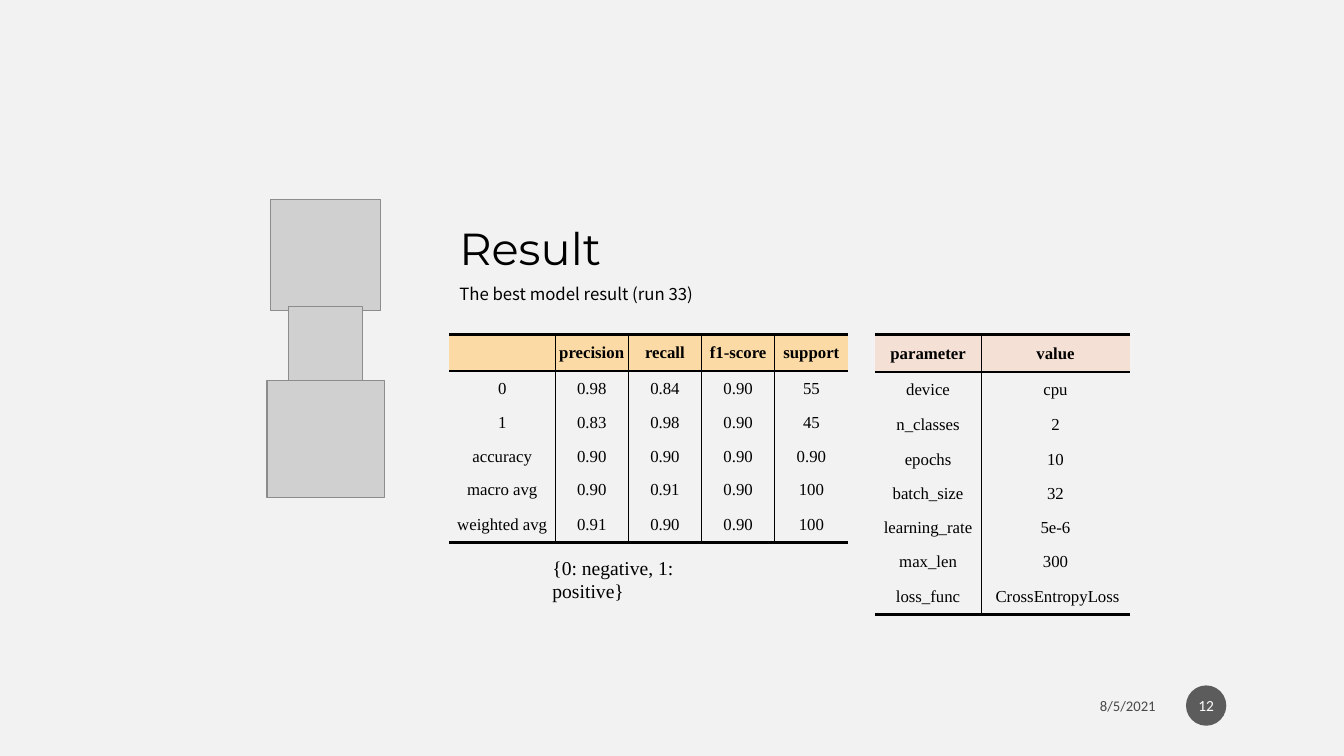
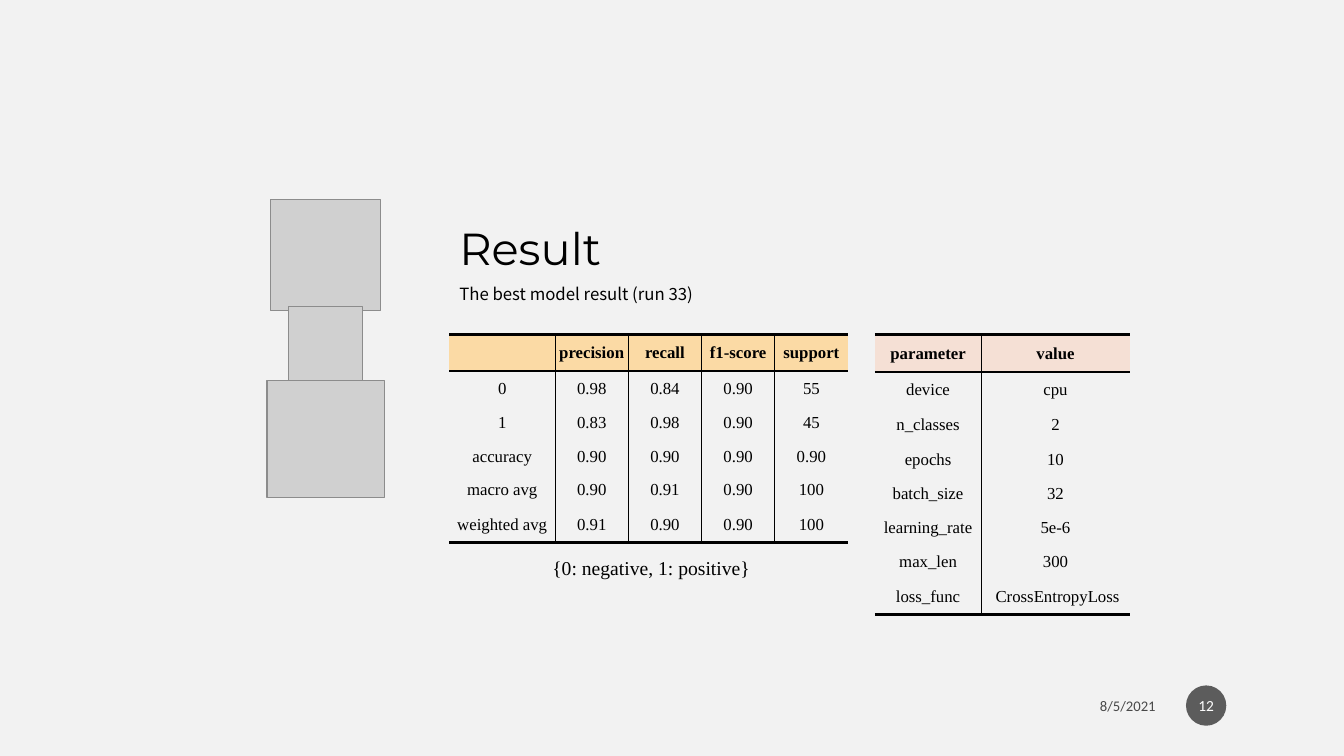
Before and after one commit to Weber12321/AD-classifier-side-project, a slide deck: slide 12 of AD_classifier.pptx. Drawn at 1344x756 pixels with LibreOffice and Linux fonts; fonts in the diff are those of the drawing; grey boxes stand for pictures; background and template pictures are left out. Boxes give left, top, right and bottom in pixels: in the first picture for what was removed or moved away, otherwise in the second. Text is boxed around its words. In the diff, an @@ line names an element or a change of style, - is before the commit and + after.

```diff
--- a/AD_classifier.pptx
+++ b/AD_classifier.pptx
@@ text "{0: negative, 1: positive}" rewrapped from <box>552,561,673,603</box> to <box>552,561,749,580</box> @@
```
Also in this commit, not shown: 5 other slides changed, 2 slides added, 1 slide removed, 8 other files.
